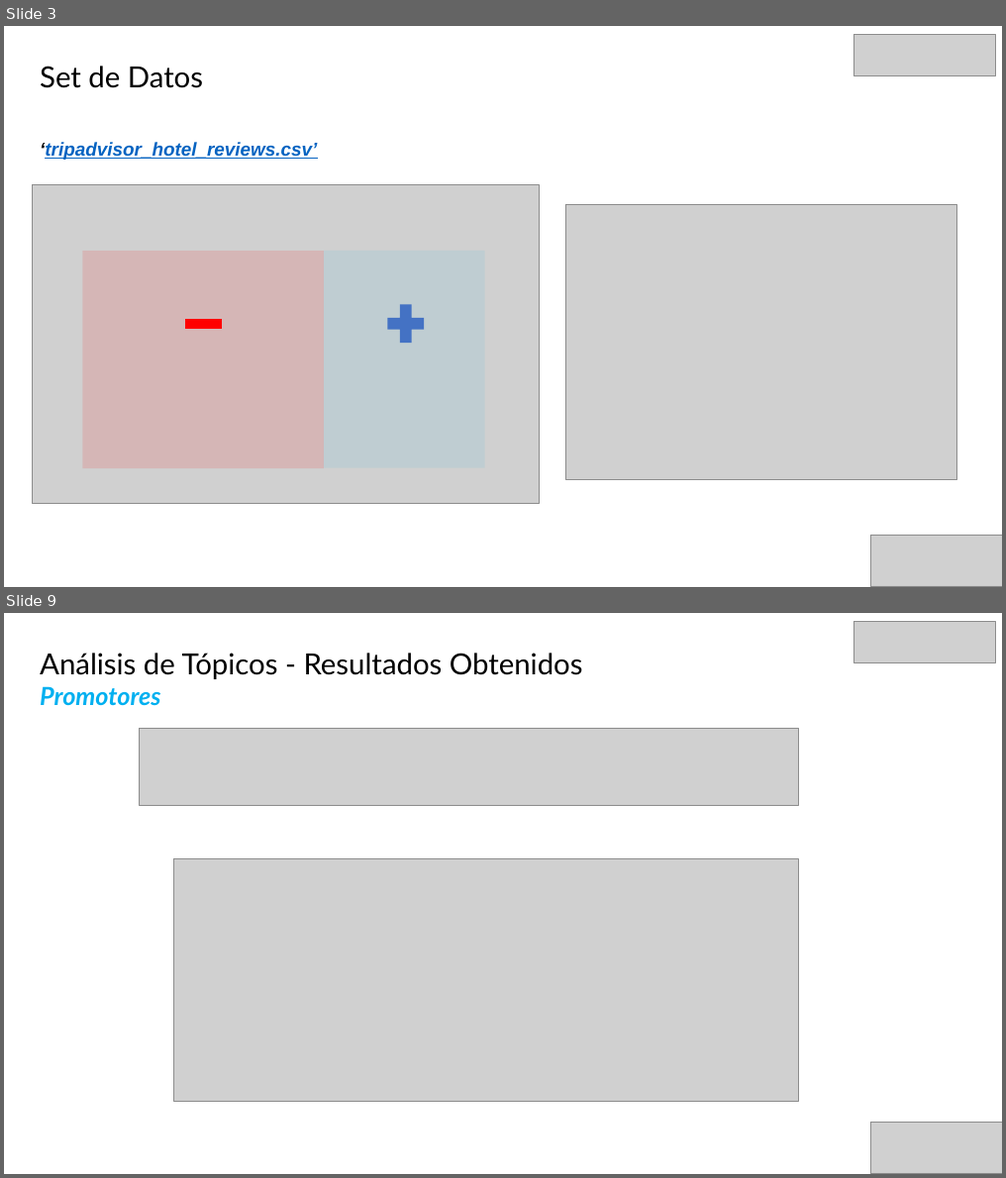
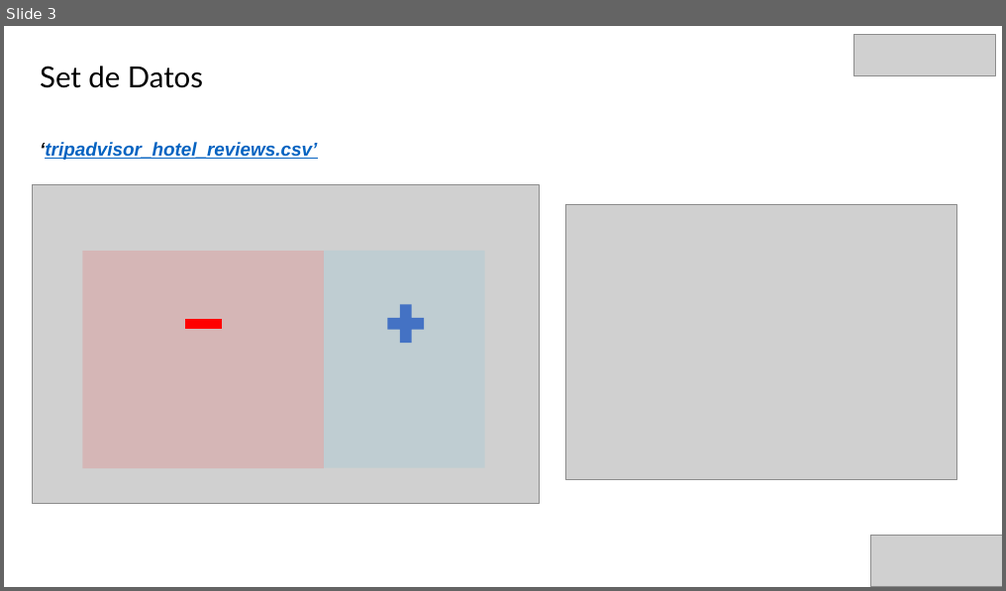
Before and after one commit to john30sg/TripAdvisorTopicModeling, a slide deck: TM_TP0G1_Zanelli_Spena_Sandoval_Biga.pptx. Shown one above the other, each under a label of ours: slides 3 and 9 before the commit, slide 3 after it; the slides between them are not shown. The pictures are 1006x1178 and 1006x591 pixels, drawn with LibreOffice and Linux fonts; fonts in the diff are those of the drawing; grey boxes stand for pictures. Boxes give left, top, right and bottom in pixels: in the first picture for what was removed or moved away, otherwise in the second. Text is boxed around its words. In the diff, an @@ line names an element or a change of style, - is before the commit and + after.

```diff
--- a/TM_TP0G1_Zanelli_Spena_Sandoval_Biga.pptx
+++ b/TM_TP0G1_Zanelli_Spena_Sandoval_Biga.pptx
@@ slide 9 removed at <box>4,613,1002,1174</box>, background #FFFFFF @@
@@ picture removed at <box>854,621,995,663</box> @@
@@ text removed at <box>40,653,583,706</box> @@
-Análisis de Tópicos - Resultados Obtenidos
-Promotores
@@ picture removed at <box>140,729,798,806</box> @@
@@ picture removed at <box>174,860,798,1102</box> @@
@@ picture removed at <box>871,1122,1002,1174</box> @@
```
Also in this commit, not shown: 1 slide changed, 9 slides added, 10 other slides removed, 2 other files.
